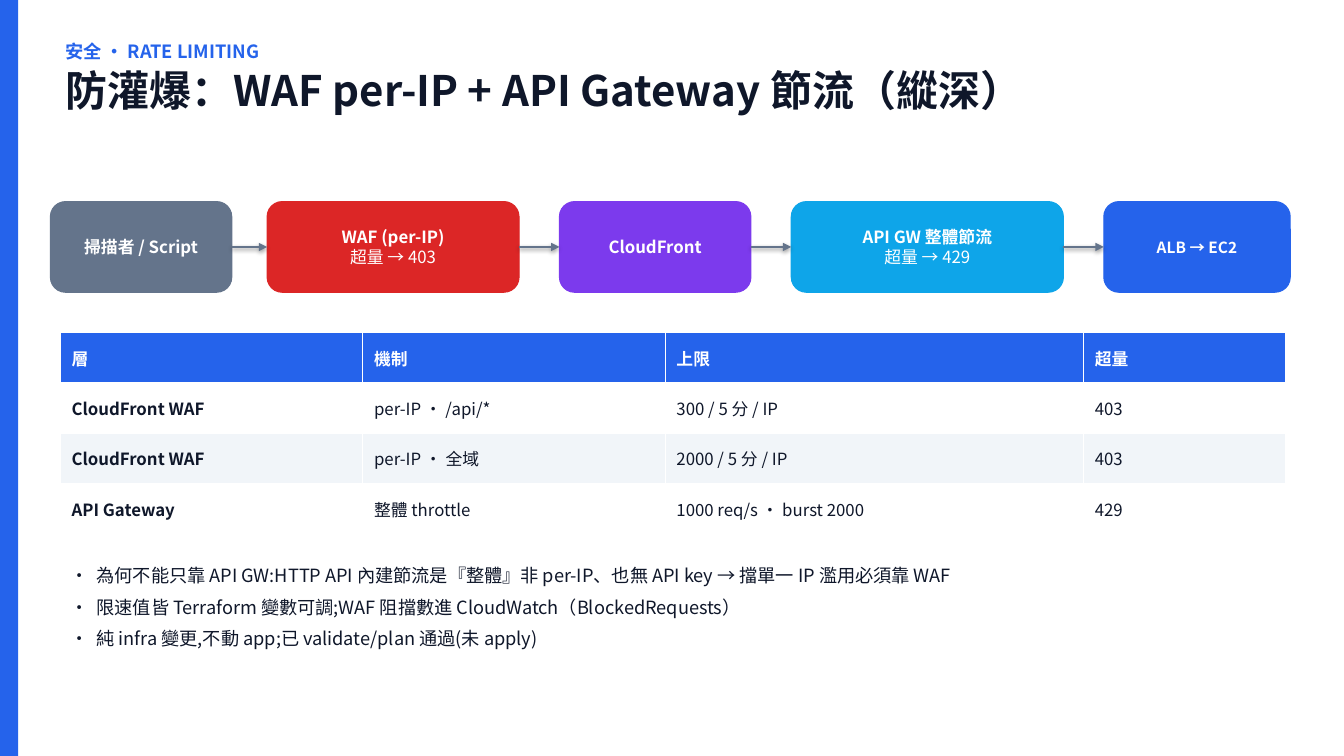
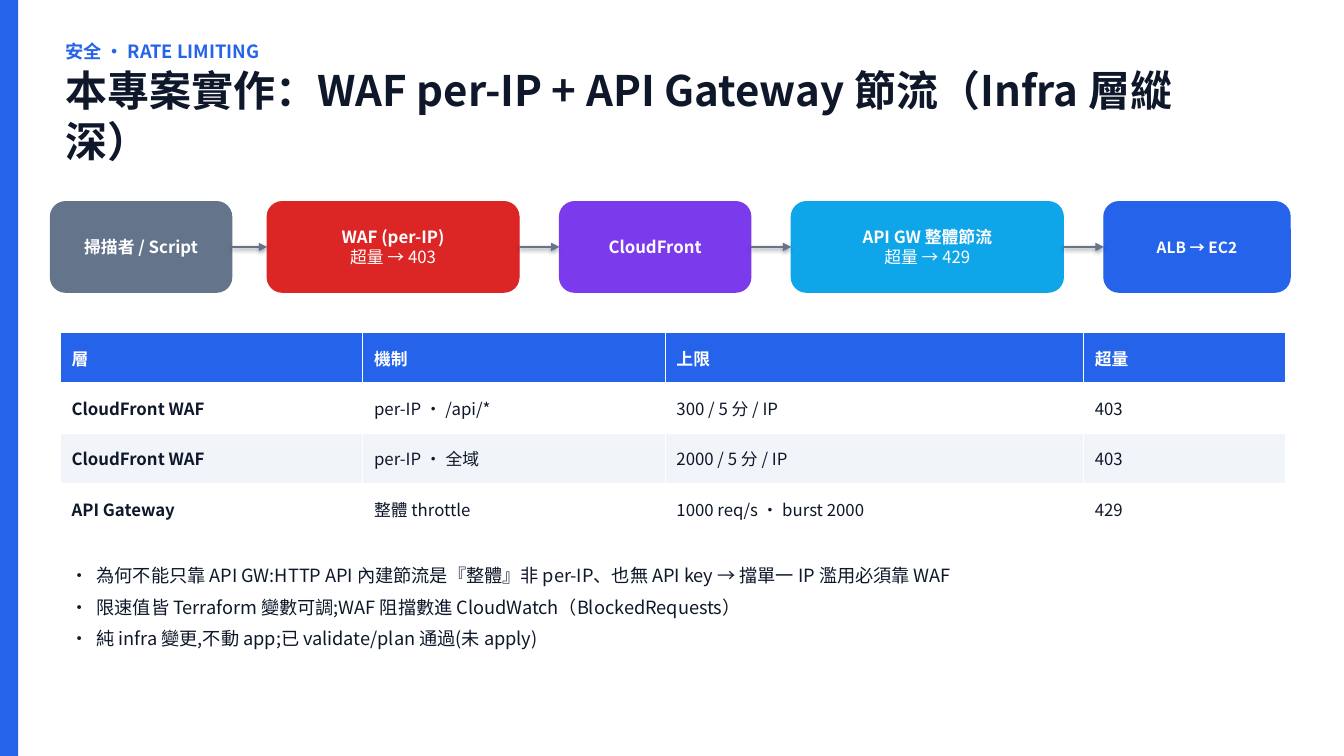
Before and after one commit to scolley31/system-design-demo, a slide deck: slide 29 of QR Code Generator/QR_Code_Generator.pptx (slide 28 before the commit). Drawn at 1344x756 pixels with LibreOffice and Linux fonts; fonts in the diff are those of the drawing. Boxes give left, top, right and bottom in pixels: in the first picture for what was removed or moved away, otherwise in the second. Text is boxed around its words. In the diff, an @@ line names an element or a change of style, - is before the commit and + after.

Commit message:
PPT: Rate Limiting 新增 App Layer vs Infra Layer 比較頁 (標明本專案只做 infra 層) [skip ci]

```diff
--- a/QR Code Generator/QR_Code_Generator.pptx
+++ b/QR Code Generator/QR_Code_Generator.pptx
@@ text at (x1=65, y1=70, x2=1172, y2=161): text changed @@
-防灌爆：WAF per-IP + API Gateway 節流（縱深）
+本專案實作：WAF per-IP + API Gateway 節流（Infra 層縱深）
```
Also in this commit, not shown: 1 slide added, 1 other file.
